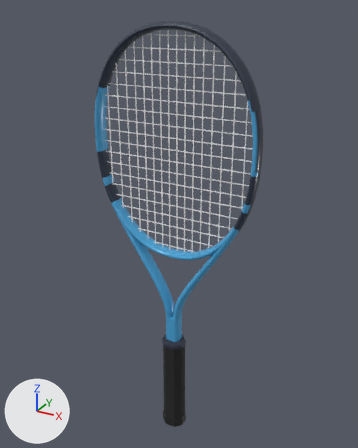
Renders of the glTF model assets/realistic/babolat-pure-drive-super-lite-2025.glb from each side of a commit.
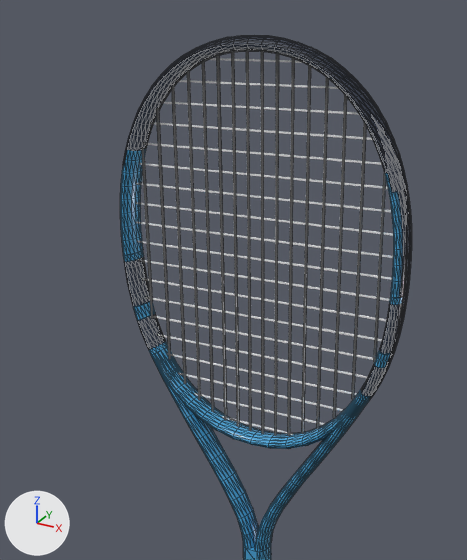
The first picture shows the older version from a 50 mm lens placed at (0.345, -0.609, 0.703), pointed at (-0.002, 0.021, 0.388). The close-ups show the older and then the newer version on the part from 7% to 82% of the width and 0% to 72% of the height of that picture. Only the edits that show in the close-ups are written down. Lighting does not change. The marker at lower left points along +X, +Y and +Z. The close-ups show mesh edges as thin lines. Where no turn or scale is listed for an object, it has been applied to the vertices. Vertices at exactly the same position are counted once.

The scene before the commit, as lines of its bpy script (objects in view):
```python
me_bumper = bpy.data.meshes.new('bumper')
me_bumper.from_pydata(...)  # 261 vertices, 448 faces; spans x -0.127..0.127, y -0.013..0.013, z -0.052..0.052
me_bumper.materials.append(mat_mat_bumper)  # dark blue #2b3446
me_frame = bpy.data.meshes.new('frame')
me_frame.from_pydata(...)  # 1816 vertices, 3572 faces; spans x -0.134..0.134, y -0.013..0.013, z -0.254..0.254
me_frame.materials.append(mat_mat_frame)
me_grommets = bpy.data.meshes.new('grommets')
me_grommets.from_pydata(...)  # 130 vertices, 192 faces; spans x -0.134..0.134, y -0.006..0.006, z -0.087..0.087
me_grommets.materials.append(mat_mat_grommets)  # dark blue #2b3446
ob_bumper = bpy.data.objects.new('bumper', me_bumper)
ob_bumper.location = (0.0, 0.0, 0.6337)
ob_frame = bpy.data.objects.new('frame', me_frame)
ob_frame.location = (0.0, 0.0, 0.4319)
ob_grommets = bpy.data.objects.new('grommets', me_grommets)
ob_grommets.location = (0.0, 0.0, 0.4961)
# also in view: 'strings_crosses' at (0.0, 0.0, 0.513); 'strings_mains' at (0.0, 0.0, 0.513)
```
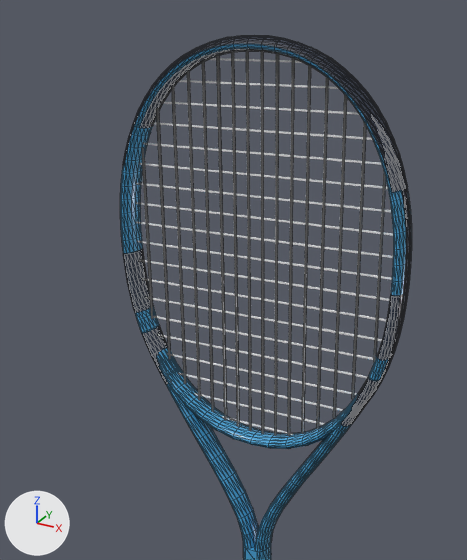
What the commit changed:
me_frame is used by ob_frame; location (0.0, 0.0, 0.4319).
me_frame had 1816 vertices, 3572 faces and spanned x -0.134..0.134, y -0.013..0.013, z -0.254..0.254.
me_frame now has 1784 vertices, 3508 faces and spans x -0.134..0.134, y -0.013..0.013, z -0.254..0.254.
me_frame part 1: 1 vertex moved within x -0.133, y 0.0, z 0.07; 80 vertices removed from x -0.133..-0.101, y -0.013..0.013, z -0.019..0.07; 64 vertices added at x -0.133..-0.084, y -0.013..0.013, z -0.05..0.072.
me_frame part 2: 80 vertices removed from x 0.101..0.133, y -0.013..0.013, z -0.019..0.07; 64 vertices added at x 0.084..0.133, y -0.013..0.013, z -0.05..0.072.
me_frame part 3: 16 vertices removed from x -0.122..-0.112, y -0.013..0.013, z 0.161..0.165; 16 vertices added at x -0.113..-0.104, y -0.013..0.013, z 0.18..0.185.
me_frame part 4: 16 vertices removed from x 0.112..0.122, y -0.013..0.013, z 0.161..0.165; 16 vertices added at x 0.104..0.113, y -0.013..0.013, z 0.18..0.185.
me_frame part 5: 656 kept faces spanning x -0.134..0.134, y -0.013..0.013, z -0.043..0.252 get new vertex colours; the middle colour goes from dark blue #2a3547 to blue #49a3d6.

Pixel boxes [x1, y1, x2, y2] of what changed, in the close-ups (467 x 560 px; the box of a moved part takes in the faces that stretch with it):
part 1 of me_frame, moved or reshaped
    before: [123, 250, 168, 355]
    after: [122, 236, 177, 398]
part 2 of me_frame, moved or reshaped
    before: [358, 295, 403, 401]
    after: [332, 280, 404, 437]
part 3 of me_frame, moved or reshaped
    before: [125, 146, 147, 161]
    after: [132, 122, 153, 136]
part 4 of me_frame, moved or reshaped
    before: [384, 170, 390, 185]
    after: [374, 139, 381, 155]
part 5 of me_frame, recoloured
    both: [128, 44, 409, 420]
